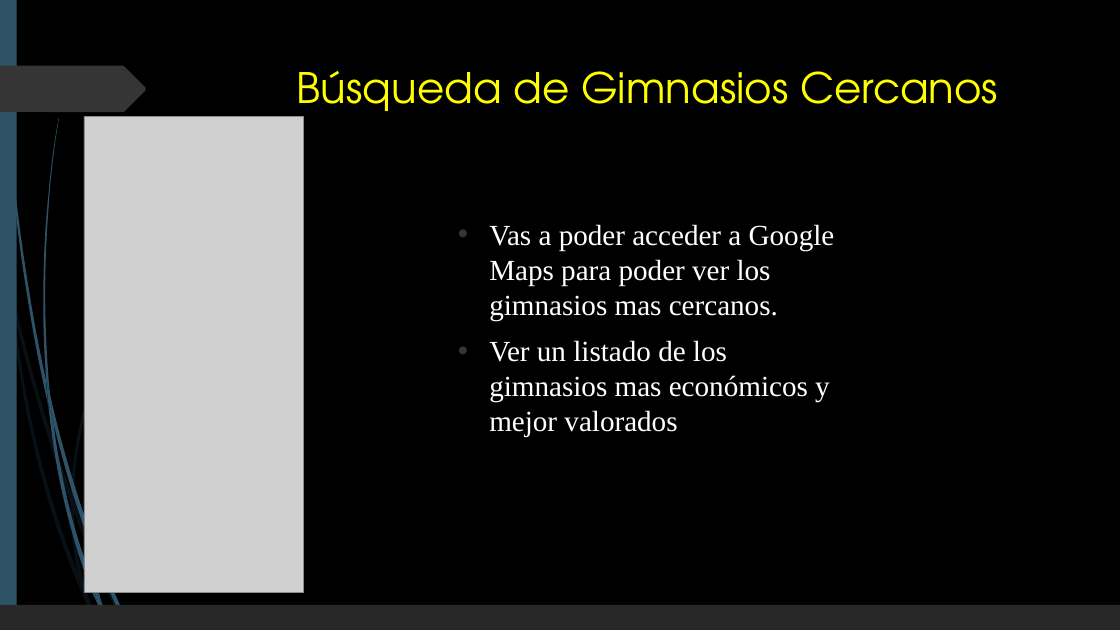
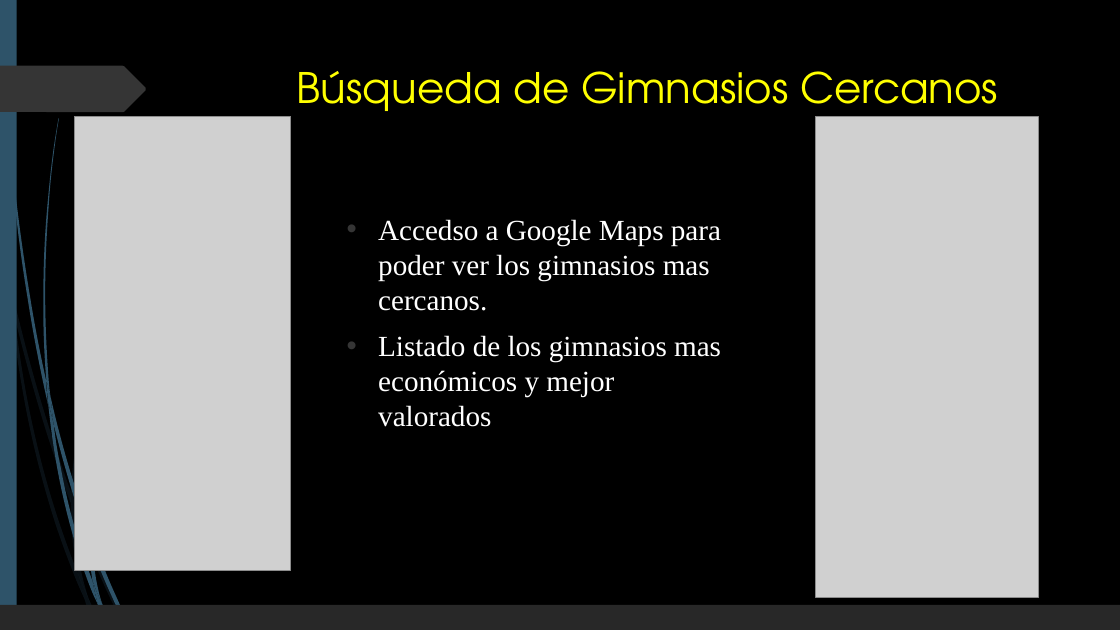
Before and after one commit to JavierRamiro8/Temple-Body, a slide deck: slide 8 of Documentacion/TEMPLE BODY.pptx (slide 7 before the commit). Drawn at 1120x630 pixels with LibreOffice and Linux fonts; fonts in the diff are those of the drawing; grey boxes stand for pictures. Boxes give left, top, right and bottom in pixels: in the first picture for what was removed or moved away, otherwise in the second. Text is boxed around its words. In the diff, an @@ line names an element or a change of style, - is before the commit and + after.

```diff
--- a/Documentacion/TEMPLE BODY.pptx
+++ b/Documentacion/TEMPLE BODY.pptx
@@ picture added at (75,116,291,571) @@
@@ picture: place and size @@
-picture at (84,117,303,592)
+picture at (816,116,1038,597)
@@ text at (378,219,721,427): text changed @@
-• Vas a poder acceder a Google Maps para poder ver los gimnasios mas cercanos.
-• Ver un listado de los gimnasios mas económicos y mejor valorados
+• Accedso a Google Maps para poder ver los gimnasios mas cercanos.
+• Listado de los gimnasios mas económicos y mejor valorados
```
Also in this commit, not shown: 4 other slides changed, 5 slides added, 5 slides removed, 1 other file.
